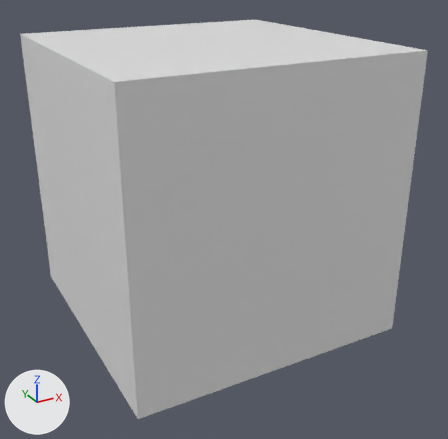
The FBX model Assets/Graphics/Models/Dice.fbx: old version first, new version second.
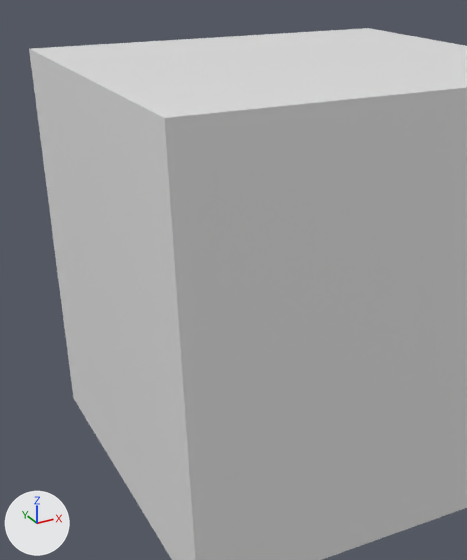
The first picture shows the older version from a 50 mm lens placed at (-1.96, -3.8, 1.58), pointed at (0.05, -0.15, -0.25). The close-ups show both versions on the part from 0% to 72% of the width and 0% to 89% of the height of that picture. Lighting does not change. The marker at lower left points along +X, +Y and +Z.

Script lines for the objects in view, before the commit:
```python
me_cube = bpy.data.meshes.new('Cube')
me_cube.from_pydata(...)  # a box spanning x -0.2..1.8, y -1.0..1.0, z -1.0..1.0
me_cube.materials.append(mat_map)  # its picture is missing
ob_cube = bpy.data.objects.new('Cube', me_cube)
ob_cube.location = (-0.802, 0.0, 0.0)
```
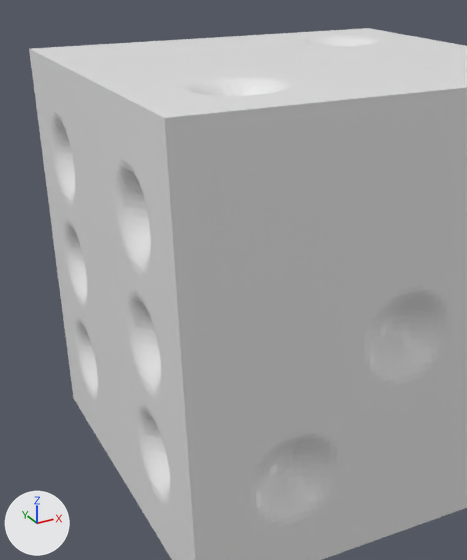
Edits to the bpy script that builds the scene:
```text
Change me_cube:
    used by ob_cube; location = (-0.802, 0.0, 0.0)
    remove me_cube.from_pydata(...)  # 8 vertices, 6 faces; spans x -0.2..1.8, y -1.0..1.0, z -1.0..1.0
    add me_cube.from_pydata(...)  # 3477 vertices, 2567 faces; spans x -0.2..1.8, y -1.0..1.0, z -1.0..1.0
    me_cube part 1: 3469 vertices added at x -0.2..1.8, y -1.0..1.0, z -1.0..1.0
```

Changed parts and their boxes [x1, y1, x2, y2] in the close-ups (467 x 560 px):
part 1 of me_cube, added: after [29, 28, 467, 560]
